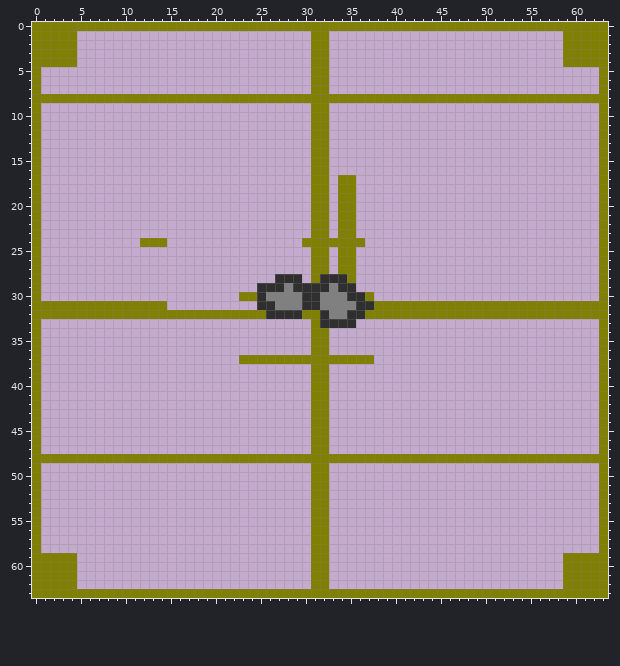
Two states of a pixel-art sprite, data/pics/boots.png. The picture above was drawn from the file before the commit.
The file is 64x64 pixels.
And afterwards:
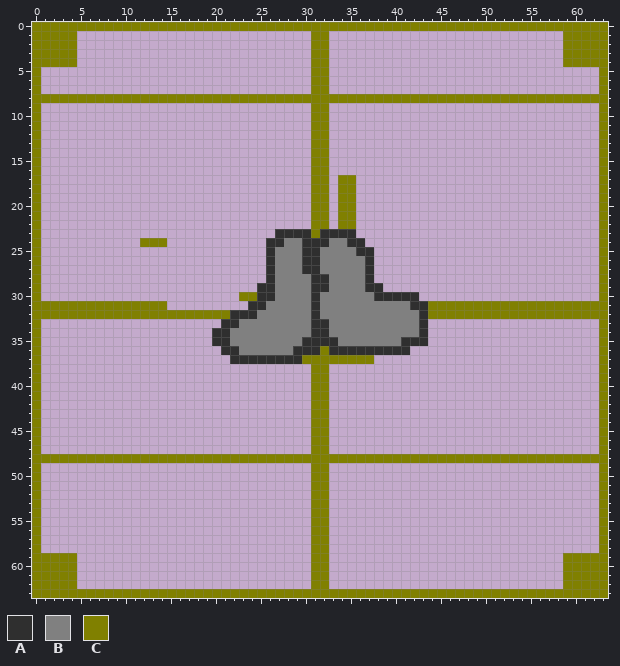
Palette (. is transparent): A #2f2f2f  B #808080  C #808000
What changed:
Changed rows in their new state; - is an unchanged pixel.
first column x 20:
23 -------AAAA-AAAA--------
24 ------AABBAAABBAA-------
25 ------ABBBAABBBBAA------
26 ------ABBBAABBBBBA------
27 ------ABBBAABBBBBA------
28 ------ABBBBA-BBBBA------
29 -------B-BB---BBBAA-----
30 ------A---B----BBBAAAAA-
31 ----A-B---B-----BBBBBBAA
32 --AAABBBBBBAB--BBBBBBBBA
33 -AABBBBBBBBA-BBBBBBBBBBA
34 AABBBBBBBBBAABBBBBBBBBBA
35 AABBBBBBBBAAAABBBBBBBAAA
36 -AABBBBBBAAA-AAAAAAAAA--
37 --AAAAAAAA--------------
Where, in picture pixels (left, top, right, bottom), the same in both pictures:
changed: (212, 229, 428, 364)
